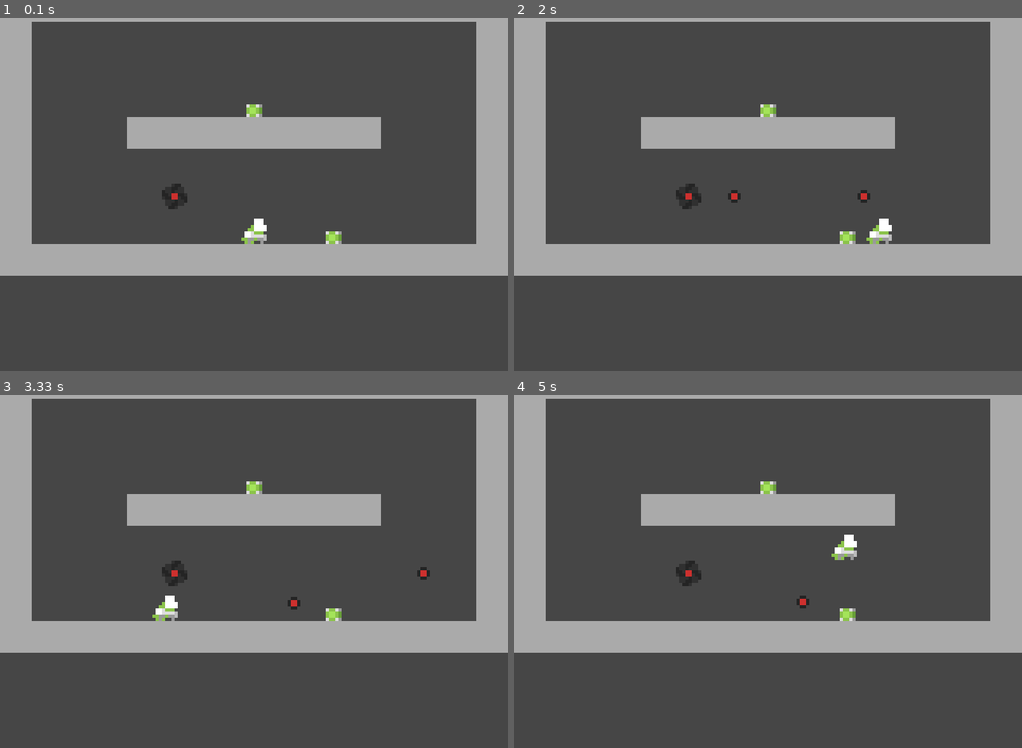
Above: before the commit, frames 1-4 (two rows, left to right).
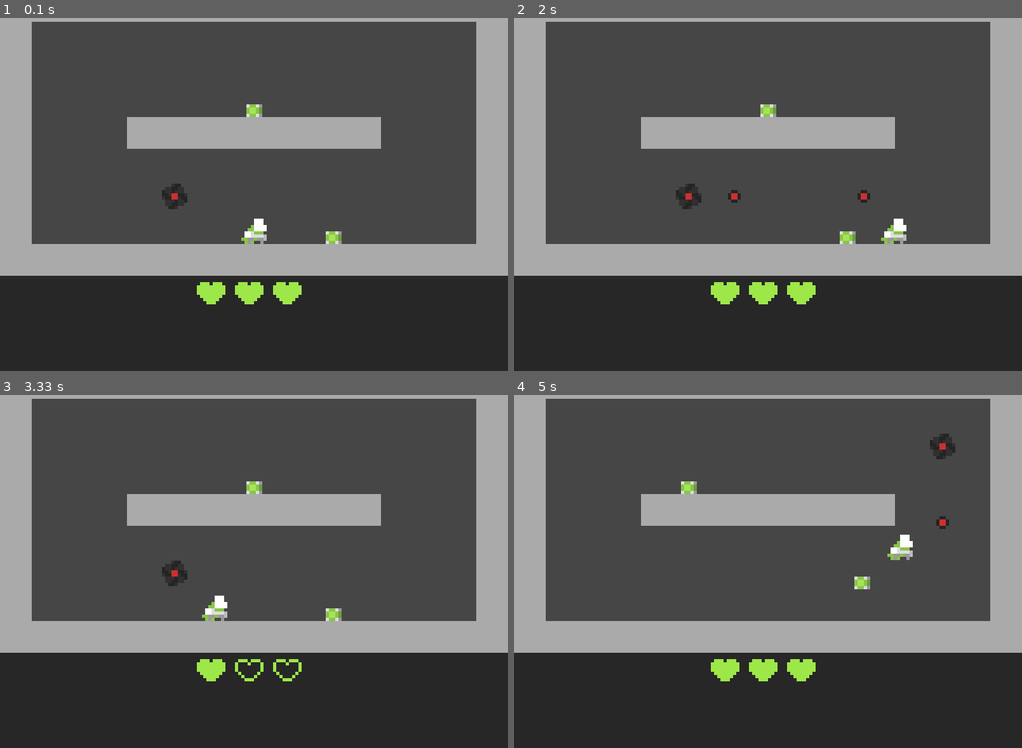
Above: after the commit, the same moments.

Repository: DJan03/ThrowTheBox_pygame
Game: pygame game, started from main.py
Two runs of this game, one before a commit and one after it. Both use one fixed random seed, a clock stepped at 60 frames per second and the inputs below.
Inputs:
- Up to frame 1 (0.1 s): no input
- Up to frame 2 (2 s): hold Right 0.33-0.8 s; hold Up 0.83-1.13 s; hold Right 1.17-1.63 s; hold Left from 1.67 s (still down)
- Up to frame 3 (3.33 s): release Left at 2.2 s; hold Down 2.23-2.53 s; tap C at 2.57 s; hold Left 2.9-3.3 s; tap X at 2.97, 3.27 s
- Up to frame 4 (5 s): hold Up 3.33-3.7 s; tap X at 3.4, 3.8, 4.1, 4.47, 4.87 s; tap C at 3.48, 4.95 s; hold Right 3.73-4.37 s; hold Down 4.4-4.77 s; hold Left from 4.8 s (still down)

The runs differ from the first frame. In frame 1, 27% of the frame differs, in the area x 0-100%, y 73-100%; in frame 2, 27%; in frame 3, 28%; in frame 4, 28%, in the area x 0-100%, y 10-100%.

Commit message:
add game cycle and ui

Diff:
--- a/main.py
+++ b/main.py
@@ -8,6 +8,8 @@
 WIDTH, HEIGHT = 800, 600
 FPS = 60
 GRAVITY = 4
+
+WINDOW_IS_OPEN = True
 
 
 class ObjectManager:
@@ -132,7 +134,7 @@
         self.velocity_y = 0
 
         self.velocity_a = 1
-        self.velocity_max = 10
+        self.velocity_max = 8
 
         self.impulse_x = 0
 
@@ -150,6 +152,9 @@
         self.ready_to_jump = False
 
         self.holding_box = None
+
+        self.health = 3
+        self.max_health = 3
 
     def control(self, event):
         if event.type == pygame.KEYDOWN:
@@ -265,6 +270,9 @@
             self.rect.centerx = WIDTH // 2
             self.rect.centery = HEIGHT // 2
 
+    def is_live(self):
+        return self.health > 0
+
 
 class Bullet(pygame.sprite.Sprite):
     def __init__(self, group, x, y, velocity_x, velocity_y):
@@ -287,6 +295,12 @@
         block_hit = pygame.sprite.spritecollideany(self, objectManager.get(ObjectManager.BLOCK_KEY))
         if block_hit is not None:
             objectManager.remove(self, ObjectManager.BULLET_KEY)
+
+        player_hit = pygame.sprite.spritecollideany(self, objectManager.get(ObjectManager.PLAYER_KEY))
+        if player_hit is not None:
+            player_hit.health -= 1
+            objectManager.remove(self, objectManager.BULLET_KEY)
+
 
 
 class Enemy(pygame.sprite.Sprite):
@@ -359,10 +373,40 @@
             objectManager.append(Box(objectManager.sprite_group, x, y), ObjectManager.BOX_KEY)
 
 
+class UI:
+    bg_color = (39, 39, 39)
+
+    def __init__(self):
+        self.background = pygame.Surface((WIDTH, 150))
+        self.background.fill(UI.bg_color)
+
+        self.player_health = 3
+        self.max_player_health = 3
+
+        self.heart_full_img = pygame.transform.scale(pygame.image.load("heart_full.png"), (45, 35))
+        self.heart_empty_img = pygame.transform.scale(pygame.image.load("heart_empty.png"), (45, 35))
+
+        self.heart_full_rect = self.heart_full_img.get_rect()
+        self.heart_empty_rect = self.heart_empty_img.get_rect()
+
+        self.heart_full_rect.center = 22, 16
+        self.heart_empty_rect.center = 22, 16
+
+    def update(self, player: Player):
+        self.player_health = player.health
+        self.max_player_health = player.max_health
+
+    def draw(self, screen):
+        screen.blit(self.background, (0, HEIGHT - 150, WIDTH, 150))
+
+        for i in range(self.max_player_health):
+            if i < self.player_health:
+                screen.blit(self.heart_full_img, (WIDTH // 2 + i * 60 - 30 * self.max_player_health, HEIGHT - 140, 45, 35))
+            else:
+                screen.blit(self.heart_empty_img, (WIDTH // 2 + i * 60 - 30 * self.max_player_health, HEIGHT - 140, 45, 35))
+
 def main():
-    pygame.init()
-    screen = pygame.display.set_mode((WIDTH, HEIGHT))
-
+    global WINDOW_IS_OPEN
     spawnManager = SpawnManager()
 
     objectManager = ObjectManager()
@@ -377,6 +421,8 @@
 
     spawnManager.generate_new_level(objectManager)
 
+    ui = UI()
+
     clock = pygame.time.Clock()
     RUN = True
 
@@ -384,6 +430,7 @@
         for event in pygame.event.get():
             if event.type == pygame.QUIT:
                 RUN = False
+                WINDOW_IS_OPEN = False
             objectManager.player_control(event)
 
         screen.fill((70, 70, 70))
@@ -391,13 +438,24 @@
         objectManager.update()
         objectManager.draw(screen)
 
+        ui.update(objectManager.get(ObjectManager.PLAYER_KEY)[0])
+        ui.draw(screen)
+
         if objectManager.get(ObjectManager.ENEMY_KEY) == []:
             spawnManager.generate_new_level(objectManager)
 
+        if not(objectManager.get(ObjectManager.PLAYER_KEY)[0].is_live()):
+            RUN = False
+
         pygame.display.flip()
         clock.tick(FPS)
 
 
 if __name__ == "__main__":
-    main()
+    pygame.init()
+    screen = pygame.display.set_mode((WIDTH, HEIGHT))
+
+    while WINDOW_IS_OPEN:
+        main()
+
     pygame.quit()
Binary file added: heart_empty.png
Binary file added: heart_full.png
Not shown, changed: ideas.psd
